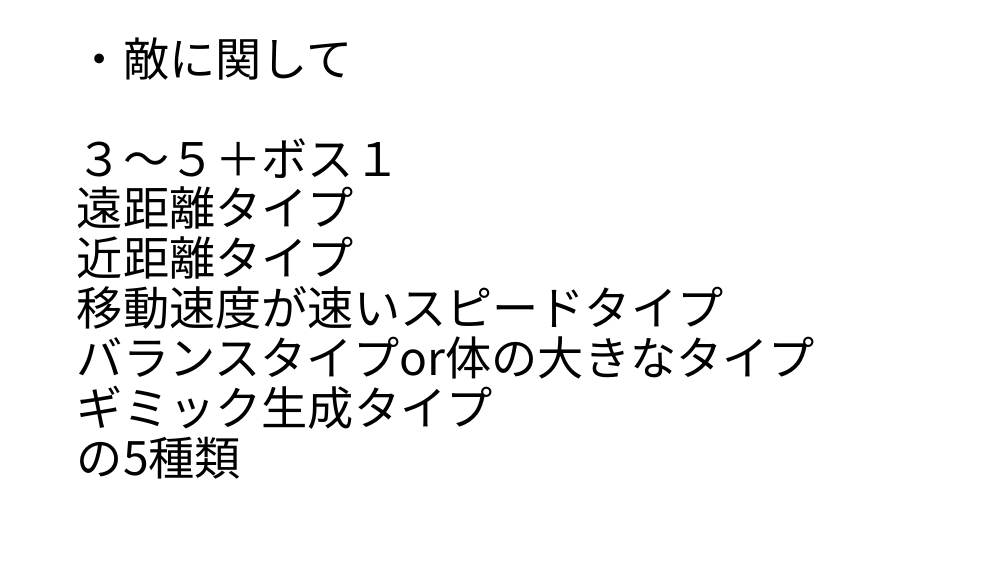
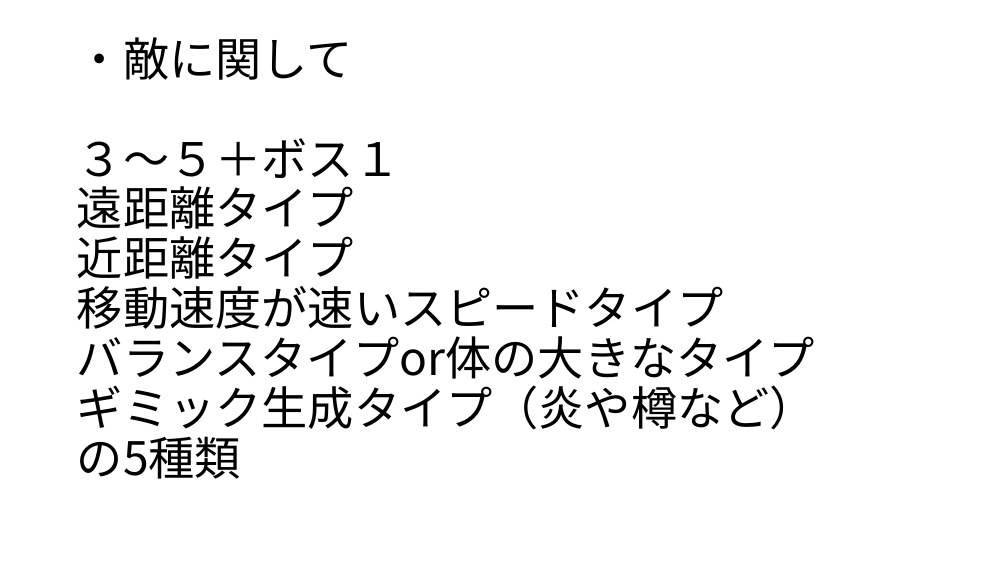
Before and after one commit to GCLUC2019/GameProject, a slide deck: slide 5 of Fukuyama/ゲームキャンプ企画書.pptx. Drawn at 1008x567 pixels with LibreOffice and Linux fonts; fonts in the diff are those of the drawing. Boxes give left, top, right and bottom in pixels: in the first picture for what was removed or moved away, otherwise in the second. Text is boxed around its words. In the diff, an @@ line names an element or a change of style, - is before the commit and + after.

Commit message:
ギミックまで作成

```diff
--- a/Fukuyama/ゲームキャンプ企画書.pptx
+++ b/Fukuyama/ゲームキャンプ企画書.pptx
@@ title at [77,37,816,479]: text changed @@
-・敵に関して
-３～５＋ボス１
-遠距離タイプ
-近距離タイプ
-移動速度が速いスピードタイプ
-バランスタイプor体の大きなタイプ
-ギミック生成タイプ
-の5種類
+・敵に関して
+３～５＋ボス１
+遠距離タイプ
+近距離タイプ
+移動速度が速いスピードタイプ
+バランスタイプor体の大きなタイプ
+ギミック生成タイプ（炎や樽など）
+の5種類
```
Also in this commit, not shown: 1 other slide changed, 2 slides added.
